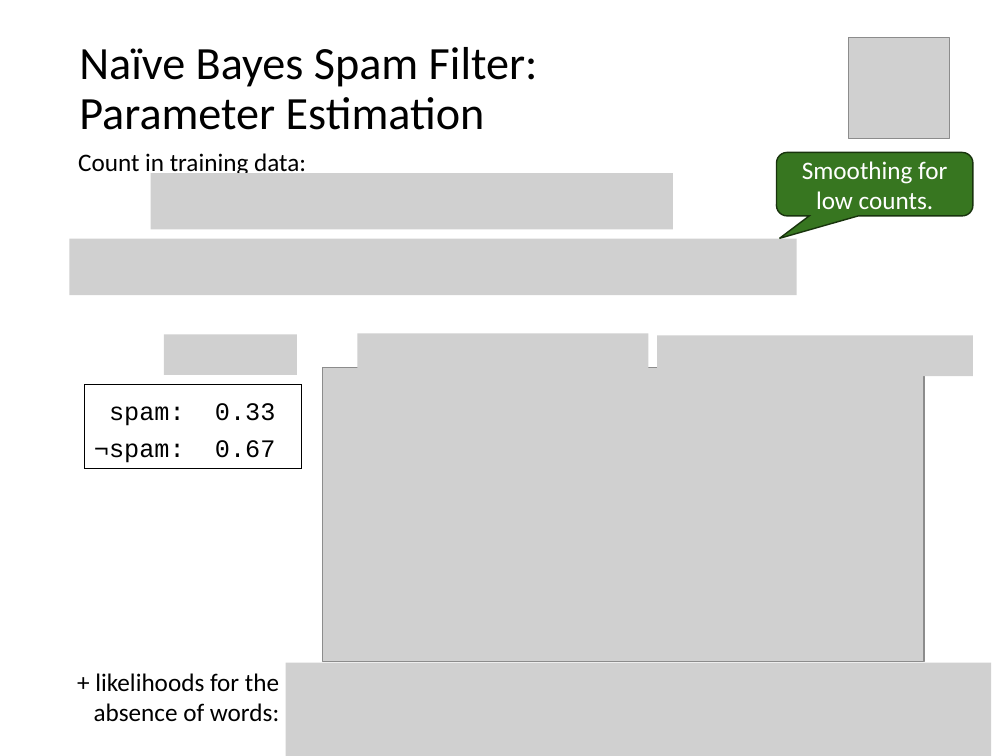
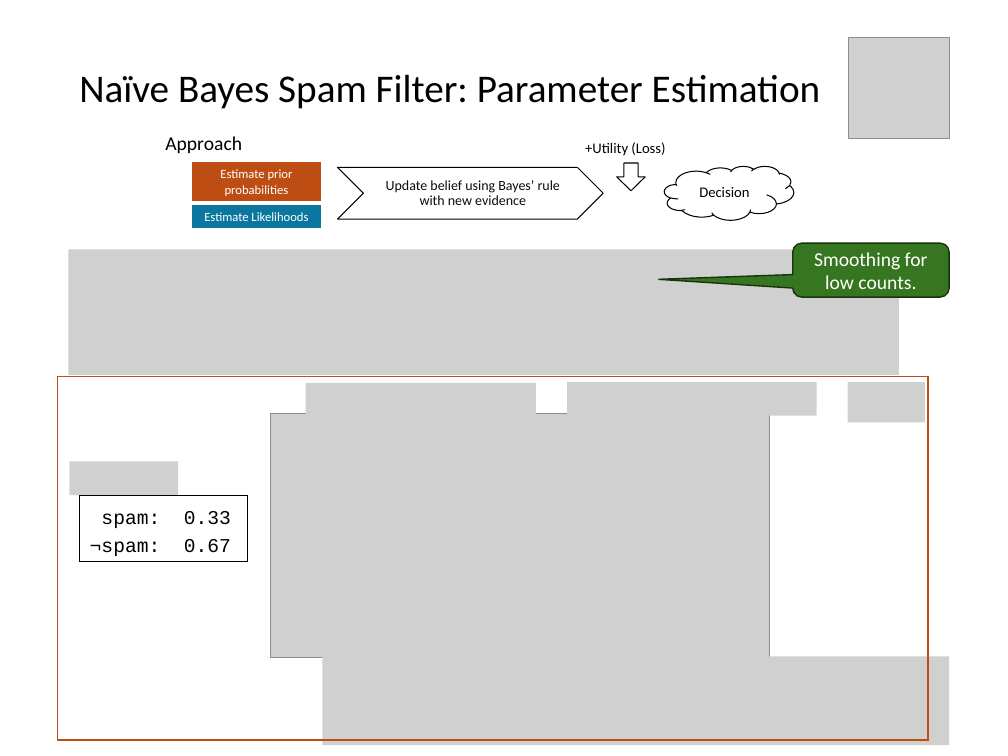
Before and after one commit to mhahsler/CS7320-AI, a slide deck: slide 35 of slides/12_uncertainty.pptx (slide 29 before the commit). Drawn at 1008x756 pixels with LibreOffice and Linux fonts; fonts in the diff are those of the drawing; grey boxes stand for pictures. Boxes give left, top, right and bottom in pixels: in the first picture for what was removed or moved away, otherwise in the second. Text is boxed around its words. In the diff, an @@ line names an element or a change of style, - is before the commit and + after.

```diff
--- a/slides/12_uncertainty.pptx
+++ b/slides/12_uncertainty.pptx
@@ title "Naïve Bayes Spam Filter: Parameter ..." at <box>79,74,821,109</box>: size 33 to 28 pt @@
@@ group added at <box>165,136,793,229</box>: 3 texts, 2 rectangles, 1 chevron, 1 cloud, 1 down arrow @@
+Estimate prior probabilities
+Estimate Likelihoods
+Update belief using Bayes’ rule with new evidence
+Decision
++Utility (Loss)
+Approach
@@ text removed at <box>78,153,306,177</box> @@
-Count in training data:
@@ picture removed at <box>150,173,672,230</box> @@
@@ picture removed at <box>70,239,797,295</box> @@
@@ picture added at <box>69,249,899,374</box> @@
@@ rounded speech box "Smoothing for low counts.": place and size @@
-rounded speech box "Smoothing for low counts." at <box>776,152,973,216</box>
+rounded speech box "Smoothing for low counts." at <box>792,243,949,297</box>
@@ rounded speech box "Smoothing for low counts." at <box>792,243,949,297</box>: size 18 to 14 pt; proportions changed @@
@@ picture removed at <box>164,335,297,375</box> @@
@@ picture removed at <box>358,334,649,374</box> @@
@@ picture removed at <box>657,336,973,376</box> @@
@@ group added at <box>57,377,928,740</box>: 3 pictures, 1 rectangle @@
@@ picture added at <box>848,382,925,422</box> @@
@@ picture: place and size @@
-picture at <box>323,368,923,661</box>
+picture at <box>270,413,769,657</box>
@@ rectangle "spam: 0.33": place and size @@
-rectangle "spam: 0.33" at <box>84,385,301,469</box>
+rectangle "spam: 0.33" at <box>80,495,248,560</box>
@@ rectangle "spam: 0.33" at <box>80,495,248,560</box>: size 18 to 14 pt @@
@@ picture: place and size @@
-picture at <box>285,662,991,756</box>
+picture at <box>323,656,950,745</box>
@@ text removed at <box>94,673,279,722</box> @@
-+ likelihoods for the absence of words:
```
Also in this commit, not shown: 35 other slides changed, 10 slides added, 2 slides removed, 22 other files.
